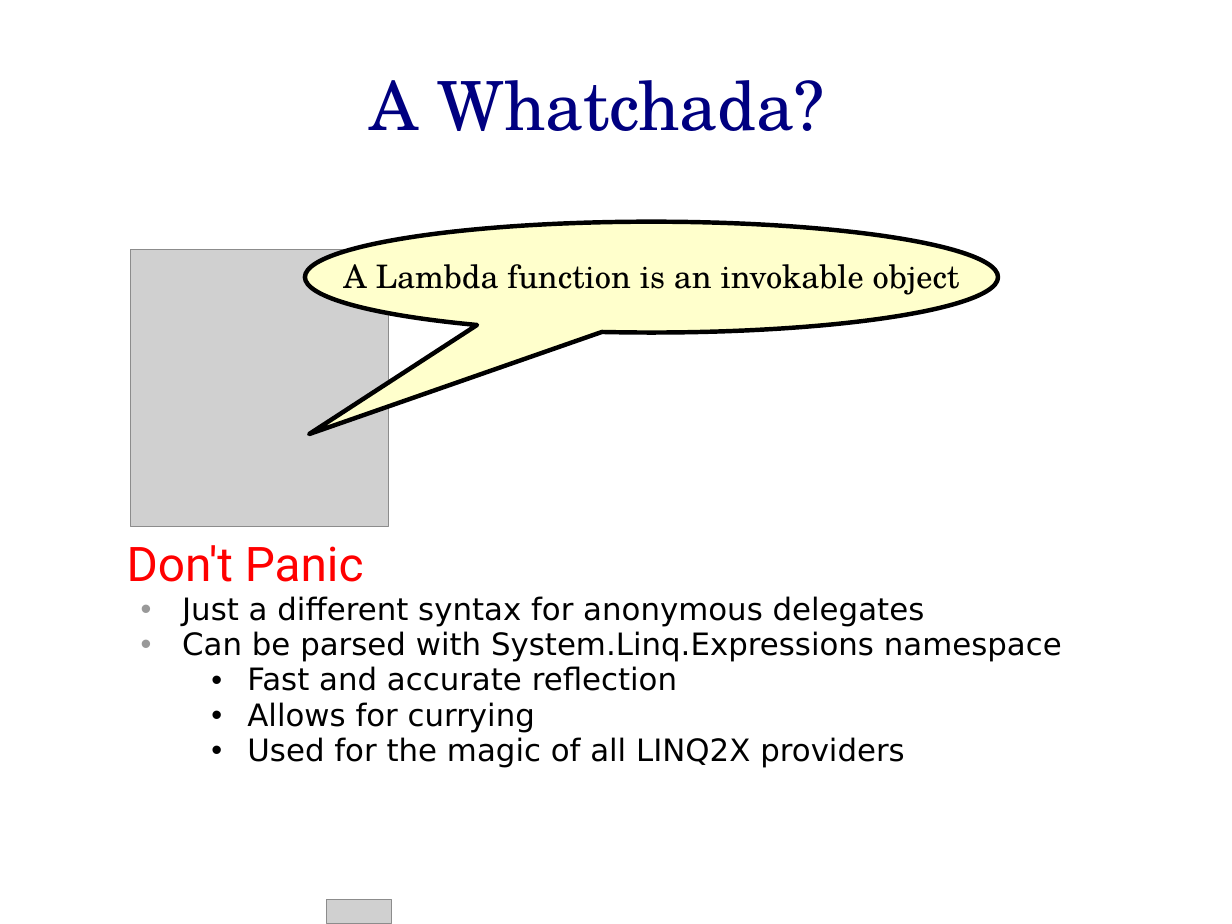
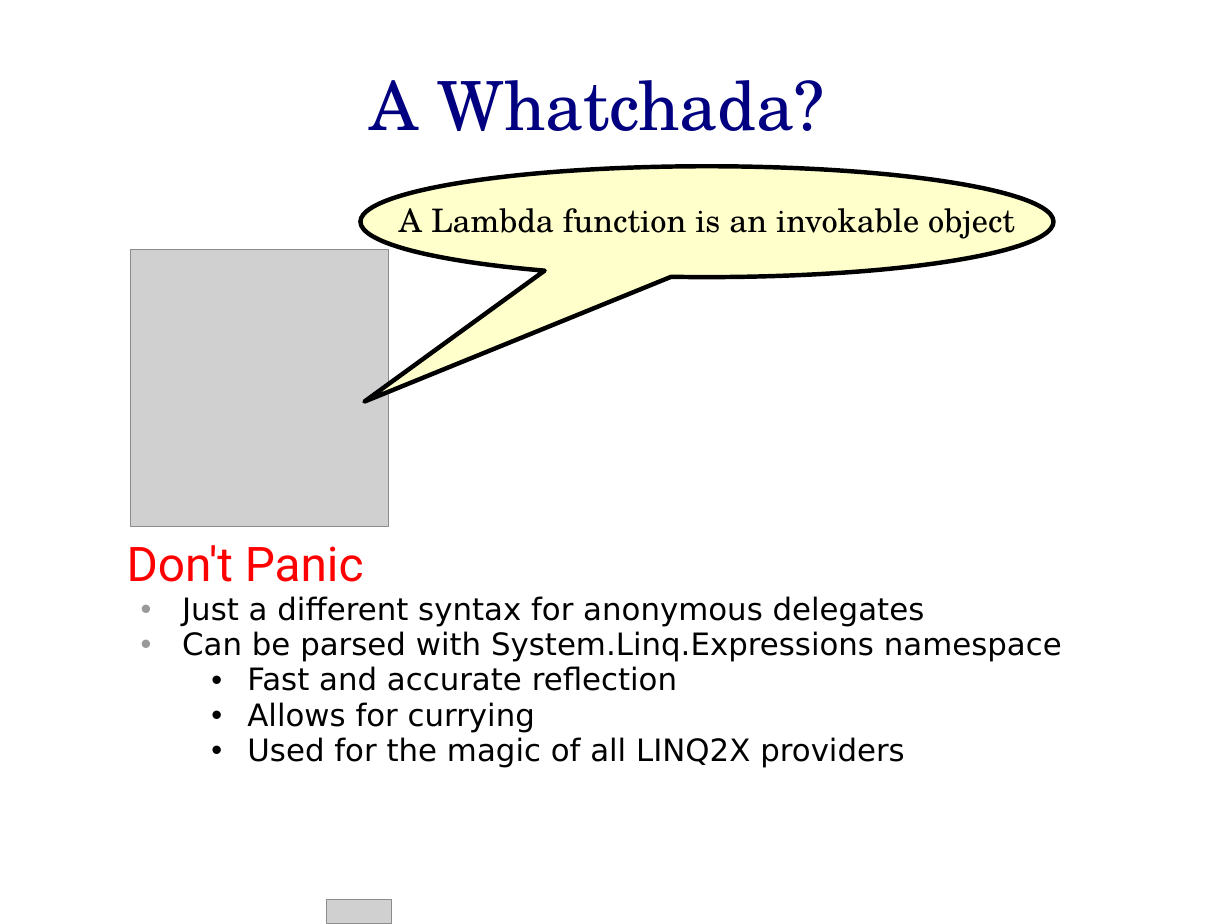
Before and after one commit to hamalawy/gim-projects, a slide deck: slide 3 of presentations/CantDanceTheLambda/docs/Can_t_Dance_the_Lambda.odp. Drawn at 1232x924 pixels with LibreOffice and Linux fonts; fonts in the diff are those of the drawing; grey boxes stand for pictures; background and template pictures are left out. Boxes give left, top, right and bottom in pixels: in the first picture for what was removed or moved away, otherwise in the second. Text is boxed around its words. In the diff, an @@ line names an element or a change of style, - is before the commit and + after.

```diff
--- a/presentations/CantDanceTheLambda/docs/Can_t_Dance_the_Lambda.odp
+++ b/presentations/CantDanceTheLambda/docs/Can_t_Dance_the_Lambda.odp
@@ speech bubble "A Lambda function is an ...": place and size @@
-speech bubble "A Lambda function is an ..." at [305, 222, 998, 333]
+speech bubble "A Lambda function is an ..." at [360, 166, 1053, 277]
@@ speech bubble "A Lambda function is an ..." at [360, 166, 1053, 277]: proportions changed @@
```
Also in this commit, not shown: 1 other slide changed, 1 slide added, 4 other files.
